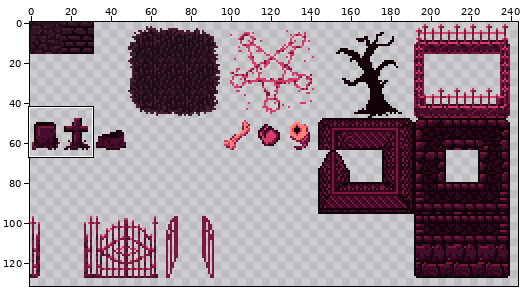
File history of a pixel-art file, ZarguufsGraveyardAdventure/Assets/Images/tilesheet1.aseprite. The first picture is a wide view before the edit; the outline marks the close-up.
Close-up. First the earlier version:
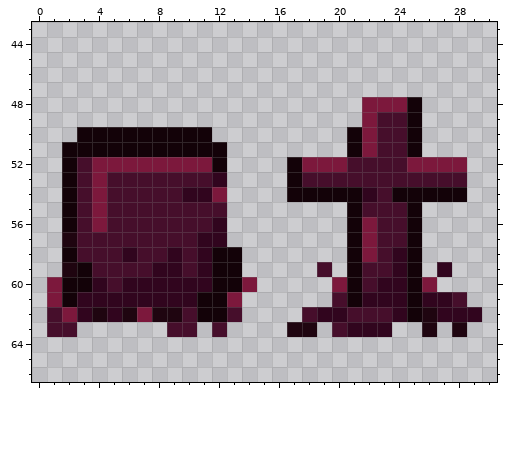
256x256 pixels, 1 frame. Shown: x 0..30, y 43..66. The wide view leaves out empty margins.
Once edited:
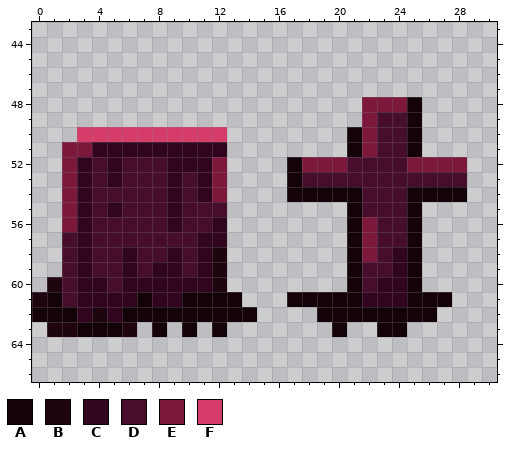
Palette (. is transparent): A #130208  B #1f0510  C #31051e  D #460e2b  E #7c183c  F #d53c6a
The exact change:
--- layer "Layer 1"
@@ x 0..30 @@
 49 ......................EDDA.....
-50 ...AAAAAAAAA.........AEDDA.....
-51 ..AAAAAAAAAAA........AEDDA.....
-52 ..ADEEEEEEEEA....AEEEDDDDEEEE..
-53 ..ADEDDDDDDDC....ADDDDDDDDDDD..
-54 ..ADEDDDDDCCE....AAAAACDAAAAA..
-55 ..ADEDDDDDDDD........ADDDA.....
-56 ..ADEDDDDDDDC........AEDDA.....
-57 ..BDDDDDDDDCC........AEDDA.....
-58 ..ADDDCDDCDCAA.......AEDCA.....
-59 ..BADDDDCCDCAA.....D.ADDCA.C...
-60 .EAACDCCCCCCAAE.....EADCCAE....
-61 .EACCCCCCCCAAE......DACCCACCD..
-62 .DECBCBEBBDAAD....DCCDDDCABCCC.
-63 .DD......DD.D....BB.DCCC..B.B..
+50 ...FFFFFFFFFF........AEDDA.....
+51 ..EECCCCCCCCC........AEDDA.....
+52 ..ECDCDDDCCCE....AEEEDDDDEEEE..
+53 ..ECDCDDDCDCE....ADDDDDDDDDDD..
+54 ..ECDDDDDCDCE....AAAAADDDAAAA..
+55 ..ECDCDDDCDDD........ADDDA.....
+56 ..ECDDDDDCDDC........AEDDA.....
+57 ..DCDDDDDDDCC........AEDDA.....
+58 ..DCDDCDDCDCB........AEDCA.....
+59 ..DCDDCDCCDCB........ADDCA.....
+60 .BDCCDCCCCCCB........ADCCA.....
+61 BADCCCCACCAAAA...AAAAACCCAAA...
+62 AAACBCAAAAAAAAA....AAAAAAAA....
+63 .BBAAAB.A.A.A.......A..AA......
 64 ...............................
Changed places in both close-ups, as pixel boxes (x1, y1, x2, y2):
changed: (32, 127, 482, 337)
